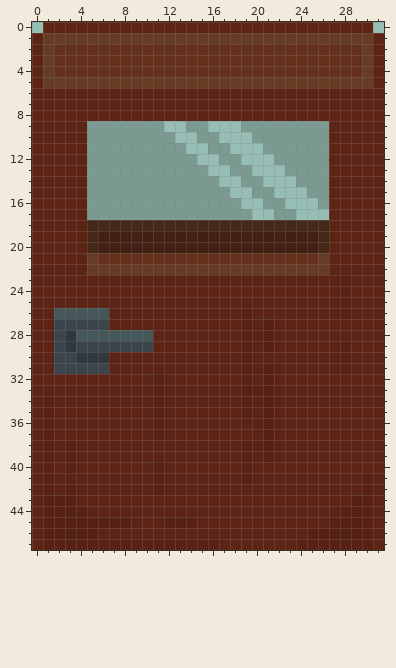
A pixel-art sprite gets an edit: Assets/Sprites/Office/Office_door_1.png. This is how it looked before the edit.
The file is 32x48 pixels.
Now the later version:
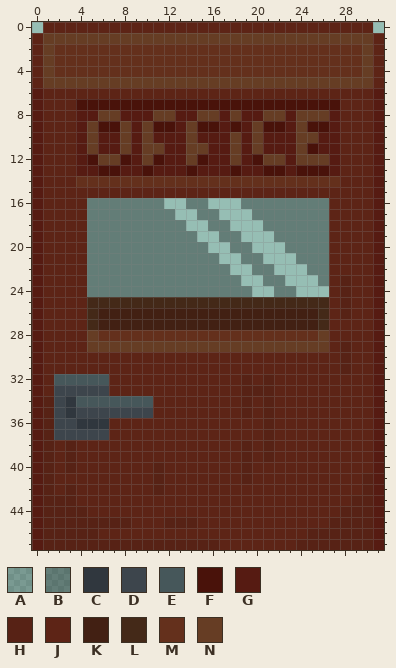
Palette (. is transparent): A #00000030  B #00000057  C #30373e  D #3d454c  E #46575a  F #49120a  G #561b12  H #572215  J #5d2416  K #422013  L #442918  M #64301c  N #663d24
The exact change:
Changed rows in their new state; - is an unchanged pixel.
first column x 0:
 6 G------------------------------G
 7 G---FFFFFFFFFFFFFFFFFFFFFFFF---G
 8 G---GGNNGGGNNGGNNGNGGNNGNNNG---G
 9 G---GNFFNGNFFGNFFGFGNFFGNFFG---G
10 G---GNGGNGNGGGNGGGNGNGGGNNGG---G
11 G---GNGGNGNNGGNNGGNGNGGGNFGG---G
12 G---GFNNFGNFGGNFGGNGFNNGNNNG---G
13 G---GGFFGGFGGGFGGGFGGFFGFFFG---G
14 G---MMMMMMMMMMMMMMMMMMMMMMMM---G
15 G----JJJJJJJJJJJJJJJJJJJJJJ----G
16 G----BBBBBBB..BB...BBBBBBBB----G
17 G----BBBBBBBB..BB...BBBBBBB----G
18 G----BBBBBBBBB..BB...BBBBBB----G
19 G----BBBBBBBBBB..BB...BBBBB----G
20 G----BBBBBBBBBBB..BB...BBBB----G
21 G----BBBBBBBBBBBB..BB...BBB----G
22 G----BBBBBBBBBBBBB..BB...BB----G
23 G----BBBBBBBBBBBBBB..BB...B----G
24 G----BBBBBBBBBBBBBBB..BB...----G
25 G----LLLLLLLLLLLLLLLLLLLLLL----G
26 G-JJJLKKKKKKKKKKKKKKKKKKKKL----G
27 G-JJJLKKKKKKKKKKKKKKKKKKKKL----G
28 G-JJJNMMMMMMMMMMMMMMMMMMMMN----G
29 G-JJJNNNNNNNNNNNNNNNNNNNNNN----G
30 G-JJJJJ------------J-----------G
31 G-JJJJJ------------J-J---------G
32 G-EEEEE----J-------------------G
33 G-DDDDD----J-------------------G
34 G-DCEEEEEEEJ-------------------G
35 G-DCDDDDDDDJ-------------------G
36 G-DDCCC----J-------------------G
37 G-DDDDD----J-------------------G
38 G------------------------------G
39 G------------------------------G
40 G------------------------------G
41 G------------------------------G
42 G------------------------------G
43 G------------------------------G
44 G------------------------------G
45 G------------------------------G
46 G------------------------------G
47 G------------------------------G
Where, in picture pixels (left, top, right, bottom), the same in both pictures:
changed: (32, 88, 384, 550)
